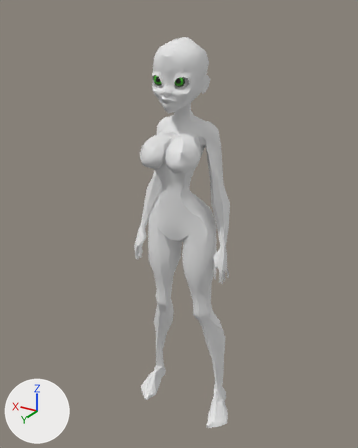
Before and after pictures for a commit that changed the Blender file iris_toon_iris_presize2.blend.
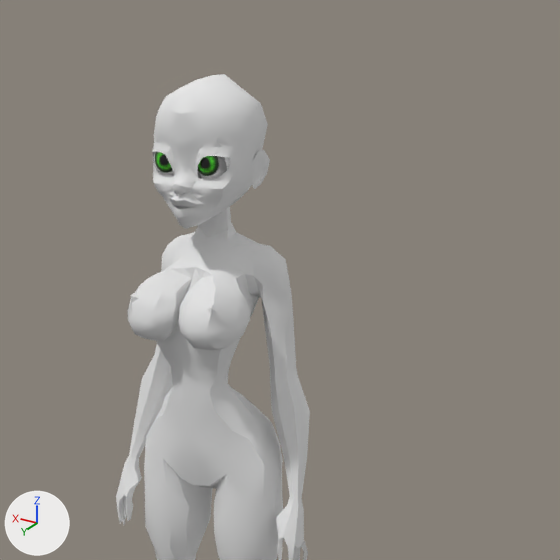
There are two pictures of each version: one whole from a camera (50 mm lens) standing at (-1.851, 3.198, 3.431) and looking at (0.05, 0.029, 1.847), one close up on the part from 21% to 99% of the width and 0% to 62% of the height. Every picture has the same lights, and +X, +Y and +Z are marked at lower left.

Before the edit, the objects in view are built like this:
```python
me_cube_001 = bpy.data.meshes.new('Cube.001')
me_cube_001.from_pydata(...)  # 498 vertices, 958 faces; spans x 0.0..0.47, y -0.15..0.38, z 0.0..2.9
me_cube_001.polygons.foreach_set('use_smooth', [True] * 958)
me_cube_001.materials.append(mat_material_body)  # its picture is missing
me_cube_002 = bpy.data.meshes.new('Cube.002')
me_cube_002.from_pydata(...)  # 243 vertices, 427 faces; spans x 0.0..0.187, y -0.132..0.321, z 2.775..3.264
me_cube_002.polygons.foreach_set('use_smooth', [True] * 427)
me_cube_002.materials.append(mat_material_001)  # white #e7e7e7
me_cube_006 = bpy.data.meshes.new('Cube.006')
me_cube_006.from_pydata(...)  # 165 vertices, 304 faces; spans x -0.275..0.295, y -0.239..0.401, z 2.816..3.368
me_cube_006.polygons.foreach_set('use_smooth', [True] * 304)
me_cube_006.materials.append(mat_hair_mat)  # its picture is missing
ob_girl_body = bpy.data.objects.new('Girl_body', me_cube_001)
ob_girl_body.location = (0.0, 0.0, 0.0)
_m = ob_girl_body.modifiers.new('Mirror', 'MIRROR')
_m.use_clip = True
ob_girl_hair2 = bpy.data.objects.new('Girl_hair2', me_cube_006)
ob_girl_hair2.location = (0.0, 0.0, 0.0)
_m = ob_girl_hair2.modifiers.new('Subsurf', 'SUBSURF')
_m.levels = 3
ob_girl_hair2.hide_viewport = True
ob_girl_head_002 = bpy.data.objects.new('Girl_head.002', me_cube_002)
ob_girl_head_002.location = (0.0, 0.0, 0.0)
_m = ob_girl_head_002.modifiers.new('Mirror', 'MIRROR')
# also in view: 'Sphere.001' at (-0.081, 0.178, 3.001)
```
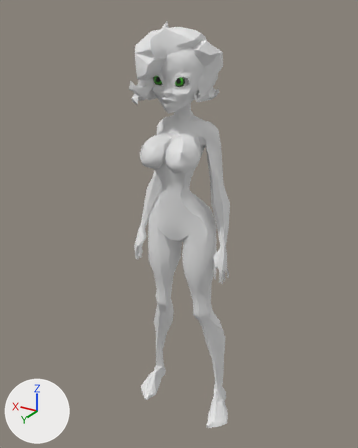
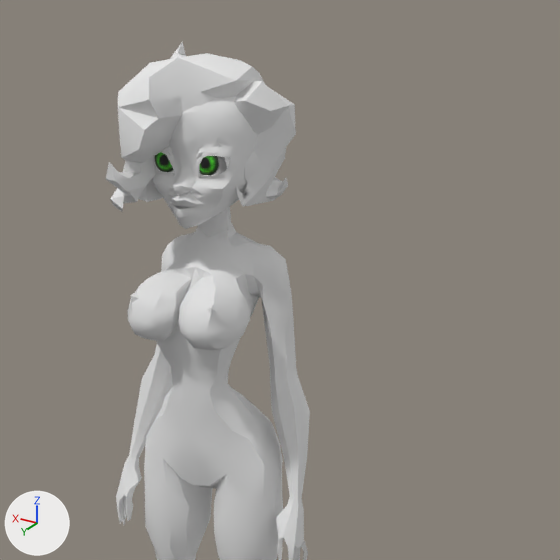
Commit message: iris nose

Changed parts and their boxes (x1, y1, x2, y2) in the close-ups (560 x 560 px):
'Girl_hair2', shown: after (106, 42, 296, 211)
'Girl_head.002', reshaped: before (153, 74, 270, 229); after (153, 96, 257, 229)
part 1 of me_cube_002, built on: before (234, 168, 252, 196); after (234, 170, 248, 196)
part 2 of me_cube_002, built on: before (153, 142, 237, 196); after (155, 147, 237, 196)

Patch to the scene script:
```diff
--- a/iris_toon_iris_presize2.blend.py
+++ b/iris_toon_iris_presize2.blend.py
@@ me_cube_002 @@
 # used by ob_girl_head_002; location = (0.0, 0.0, 0.0)
-me_cube_002.from_pydata(...)  # 243 vertices, 427 faces; spans x 0.0..0.187, y -0.132..0.321, z 2.775..3.264
+me_cube_002.from_pydata(...)  # 261 vertices, 478 faces; spans x 0.0..0.187, y -0.132..0.321, z 2.775..3.264
+# me_cube_002 part 1
+# 5 faces are deleted
+# 4 vertices are added at (0.158, 0.115, 2.926), (0.151, 0.119, 2.915), (0.143, 0.125, 2.897), (0.16, 0.112, 2.94)
+# 13 new faces join them
+# me_cube_002 part 2
+# 1 vertex is removed from x 0.022, y 0.283, z 2.905
+# 18 faces are deleted
+# 4 vertices in x 0.046..0.067, y 0.255..0.262, z 2.971..3.023 move by (0.0, -0.006, 0.0)
+# 28 vertices move from x 0.0..0.152, y 0.22..0.321, z 2.898..3.042 to x 0.0..0.152, y 0.22..0.32, z 2.895..3.042
+# 15 vertices are added at x 0.012..0.148, y 0.197..0.3, z 2.899..3.043
+# 61 new faces join them
 me_cube_002.materials.append(mat_material_001)
@@ ob_girl_hair2 @@
 ob_girl_hair2.location = (0.0, 0.0, 0.0)
-_m = ob_girl_hair2.modifiers.new('Subsurf', 'SUBSURF')
-_m.levels = 3
-ob_girl_hair2.hide_viewport = True
```
